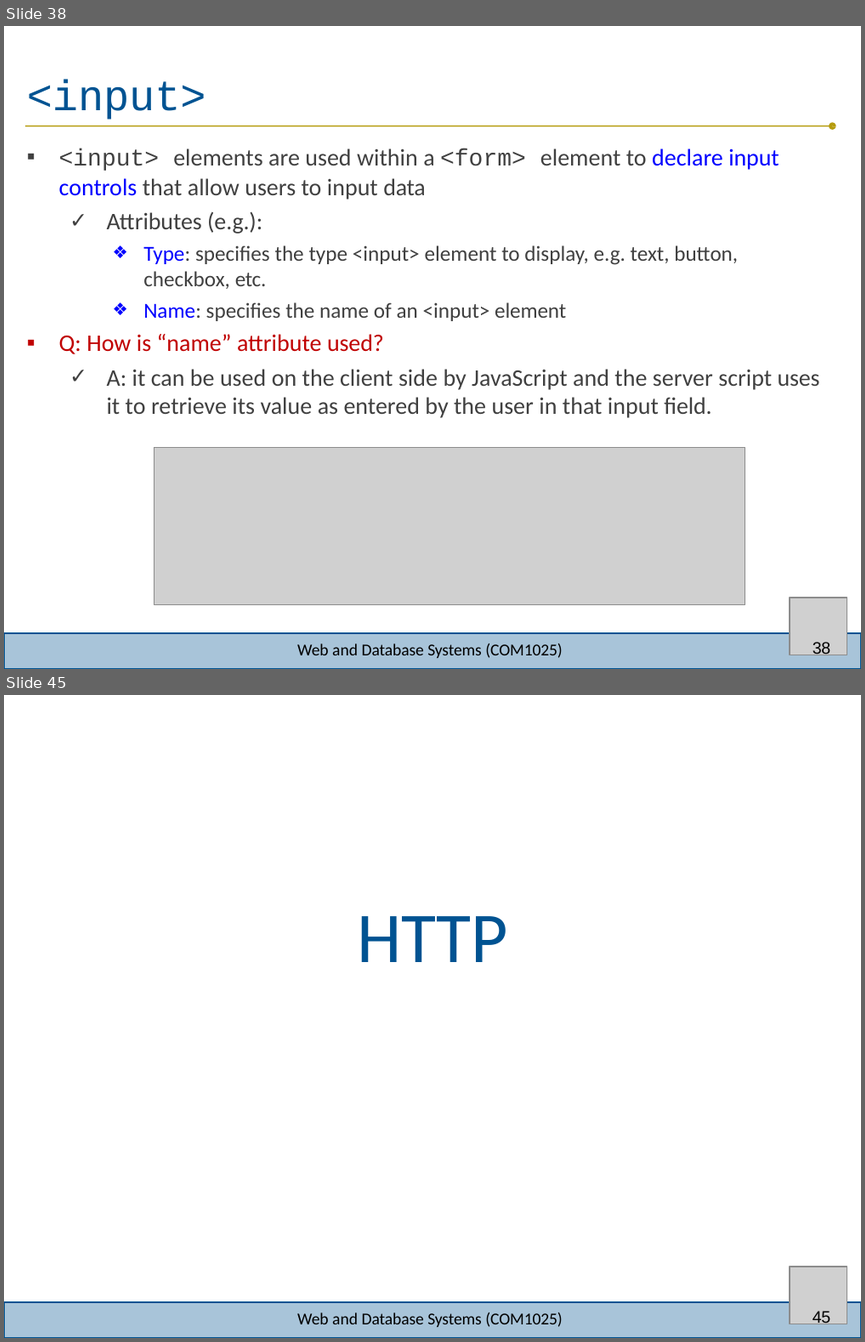
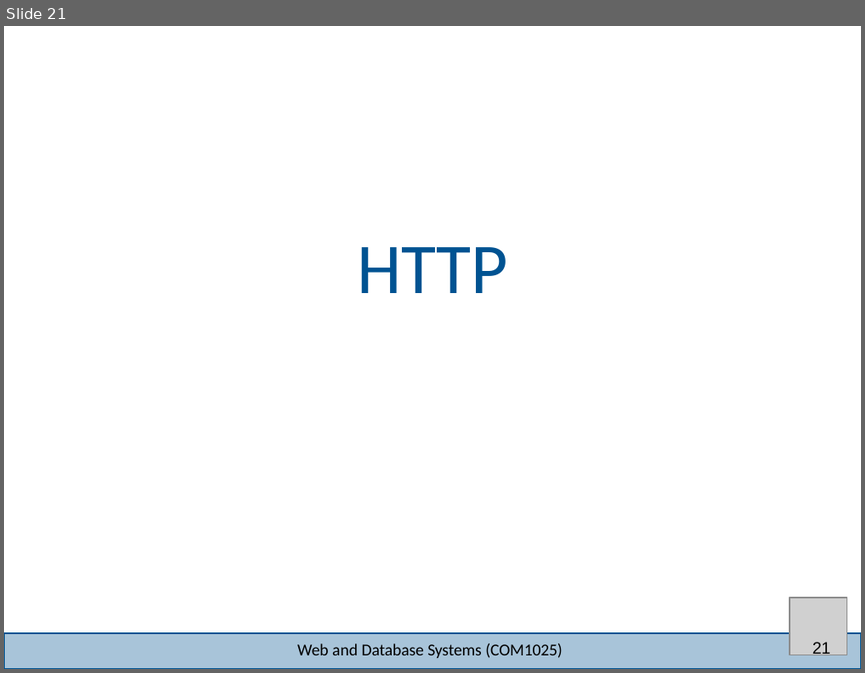
Before and after one commit to joeappleton18/WEB-AND-DATABASE-SYSTEMS, a slide deck: week-8/lecture/lecture.pptx. Shown one above the other, each under a label of ours: slides 38 and 45 before the commit, slide 21 after it; the slides between them are not shown. The pictures are 865x1342 and 865x673 pixels, drawn with LibreOffice and Linux fonts; fonts in the diff are those of the drawing; grey boxes stand for pictures; background and template pictures are left out. Boxes give left, top, right and bottom in pixels: in the first picture for what was removed or moved away, otherwise in the second. Text is boxed around its words. In the diff, an @@ line names an element or a change of style, - is before the commit and + after.

```diff
--- a/week-8/lecture/lecture.pptx
+++ b/week-8/lecture/lecture.pptx
@@ slide 38 removed at [4,26,861,669], background #FFFFFF; not listed: 2 template elements that a slide beside it also shows @@
@@ title removed at [27,79,206,120] @@
-<input>
@@ freeform shape removed at [25,122,836,129] @@
@@ text removed at [59,148,820,418] @@
-▪ <input> elements are used within a <form> element to declare input
-controls that allow users to input data
-  ✓ Attributes (e.g.):
-    ❖ Type: specifies the type <input> element to display, e.g. text, button, checkbox, etc.
-    ❖ Name: specifies the name of an <input> element
-▪ Q: How is “name” attribute used?
-  ✓ A: it can be used on the client side by JavaScript and the server script uses it to retrieve its value as entered by the user in that input field.
@@ picture removed at [154,448,744,604] @@
@@ picture removed at [789,597,847,655] @@
@@ text removed at [297,643,562,658] @@
-Web and Database Systems (COM1025)
@@ page number removed at [812,641,830,655] @@
-38
@@ what was slide 45 is now slide 21 @@
@@ page number at [812,641,830,655]: text changed @@
-45
+21
```
Also in this commit, not shown: 10 slides changed, 3 slides added, 28 other slides removed, 20 other files.
